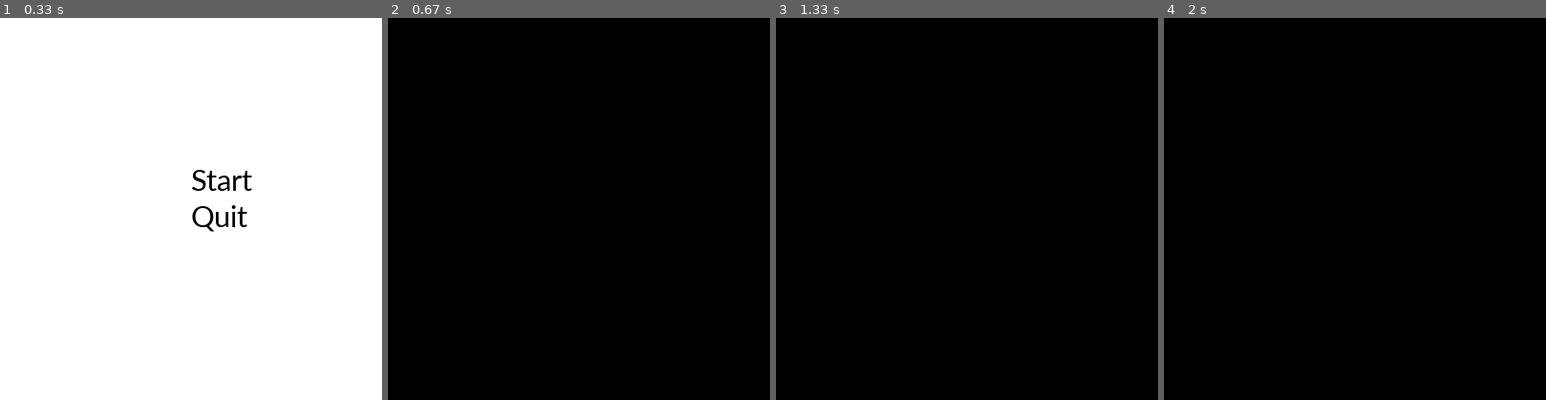
Above: before the commit, frames 1-4 (left to right).
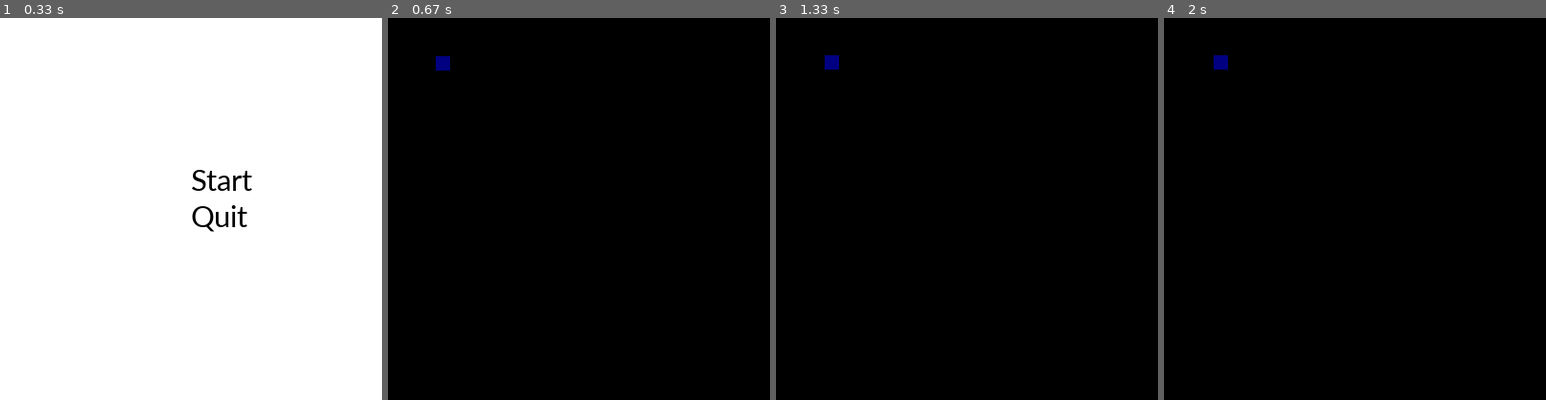
Above: after the commit, the same moments.

Repository: Shiho-c/pygame
Game: pygame game, started from main.py
Two runs of this game, one before a commit and one after it. Both use one fixed random seed, a clock stepped at 60 frames per second and the inputs below.
Inputs:
- Up to frame 1 (0.33 s): no input
- Up to frame 2 (0.67 s): click "Start" at 0.38 s
- Up to frame 3 (1.33 s): hold Right 0.67-1.13 s; hold Up from 1.17 s (still down)
- Up to frame 4 (2 s): release Up at 1.47 s; hold Right 1.5-1.97 s

Frame 1 is identical in both runs. In frame 2, 0.1% of the frame differs, in the area x 12-17%, y 10-14%; in frame 3, 0.1%; in frame 4, 0.1%.

Commit message:
player can now move

Diff:
--- a/main.py
+++ b/main.py
@@ -11,29 +11,44 @@
 pygame.display.set_caption('Game Testing')
 #load images
 #image = pygame.image.load('resources/ocean.jpg')
-#tite kupal hahaha tite funny tite intesity <3
+clock = pygame.time.Clock()
 
 corbel_font = pygame.font.SysFont('Corbel',35)
 
 start_button = LabelText("Start", corbel_font, black, window.get_width() / 2, window.get_height() / 2 - 50 )
 quit_button = LabelText("Quit", corbel_font, black, window.get_width() / 2, start_button.get_y() + start_button.get_height() )
+player = rect.Rect((50, 40, 15, 15))
+game_screen = False
 # infinite loop
 run = True
 while run:
     for event in pygame.event.get():
+        key = pygame.key.get_pressed()
+        if key[pygame.K_LEFT]:
+           player.move_ip(-1, 0)
+        if key[pygame.K_RIGHT]:
+           player.move_ip(1, 0)
+        if key[pygame.K_UP]:
+           player.move_ip(0, -1)
+        if key[pygame.K_DOWN]:
+           player.move_ip(0, 1)
         if event.type == pygame.QUIT:
             run = False
+
         if event.type == pygame.MOUSEBUTTONDOWN:
             cursor = pygame.mouse.get_pos()
             if start_button.collision(cursor):
                 background = (0, 0, 0)
+                game_screen = True
             elif quit_button.collision(cursor):
                 run = False
 
-    pygame.display.update()
     window.fill(background)
     window.blit(start_button.surface(), (start_button.get_x(), start_button.get_y()))
     window.blit(quit_button.surface(), (quit_button.get_x(), quit_button.get_y()))
+    if game_screen:
+        pygame.draw.rect(window, (0, 0, 128), player)
+    clock.tick(40)
     pygame.display.update()
 
 pygame.quit()
